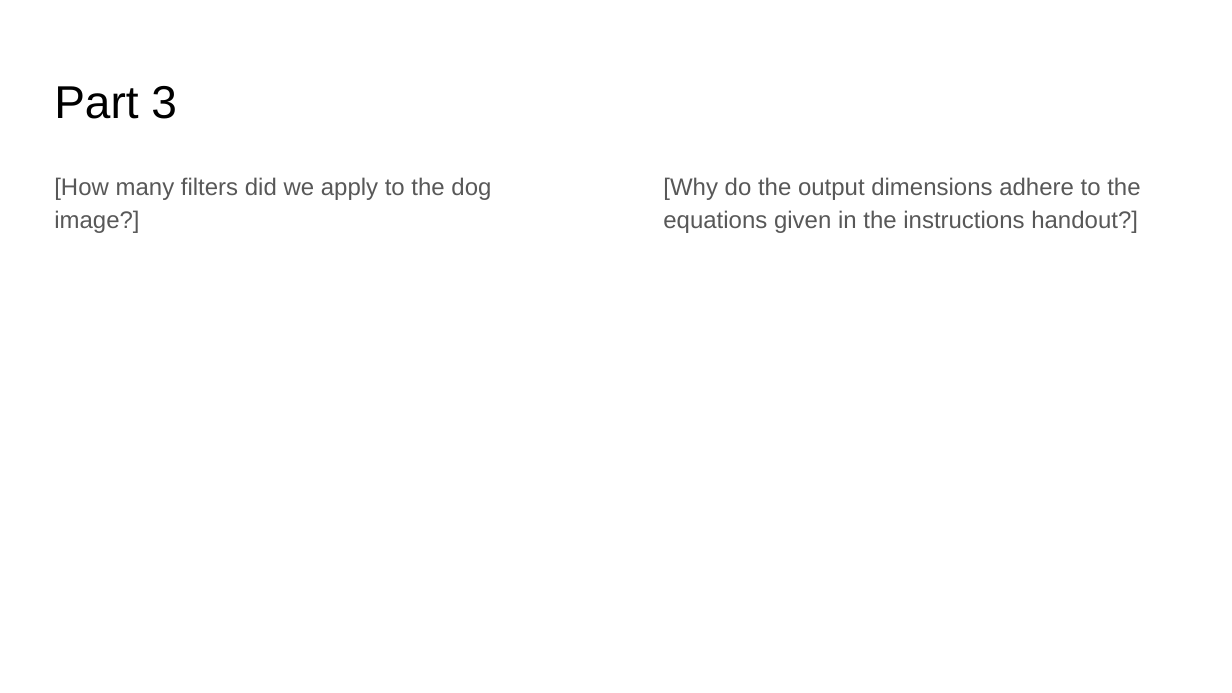
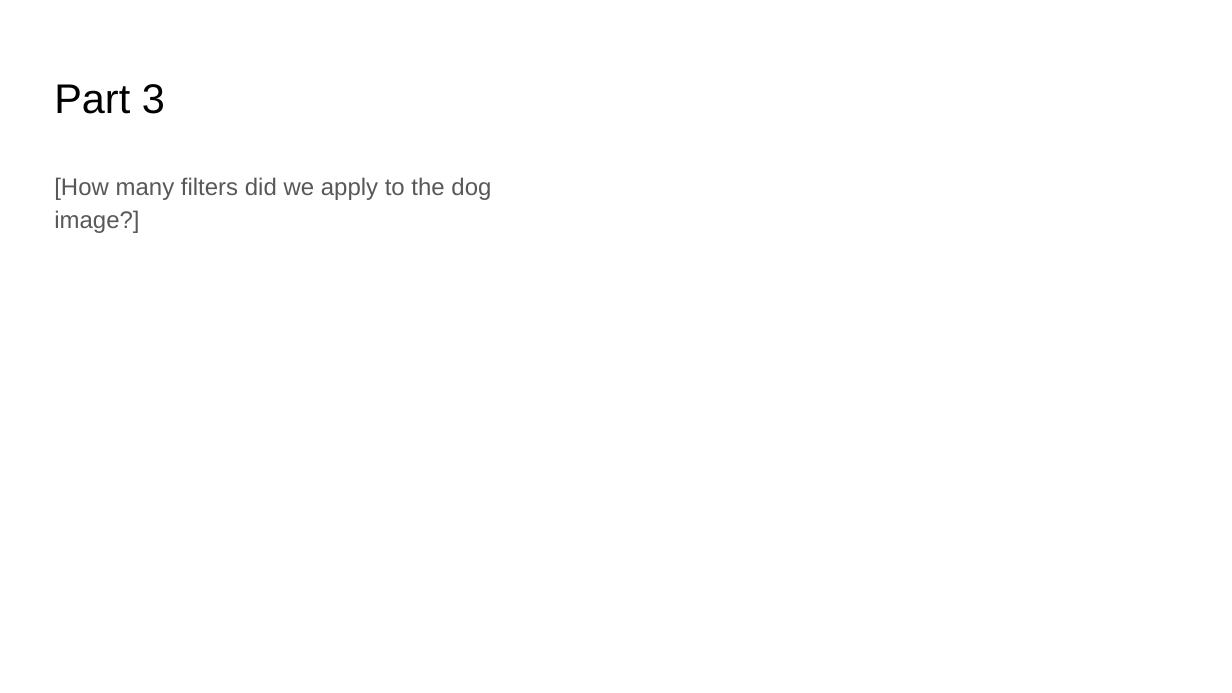
Before and after one commit to aashutoshav/Computer-Vision-Project-1, a slide deck: slide 12 of docs/report.pptx. Drawn at 1232x693 pixels with LibreOffice and Linux fonts; fonts in the diff are those of the drawing. Boxes give left, top, right and bottom in pixels: in the first picture for what was removed or moved away, otherwise in the second. Text is boxed around its words. In the diff, an @@ line names an element or a change of style, - is before the commit and + after.

Commit message:
Update student version for part 4 Spring 2022

```diff
--- a/docs/report.pptx
+++ b/docs/report.pptx
@@ title "Part 3" at (x1=54, y1=84, x2=165, y2=114): size 26.9 to 24.2 pt @@
@@ text removed at (x1=663, y1=177, x2=1140, y2=233) @@
-[Why do the output dimensions adhere to the equations given in the instructions handout?]
```
Also in this commit, not shown: 15 other slides changed, 6 slides added, 11 other files.
